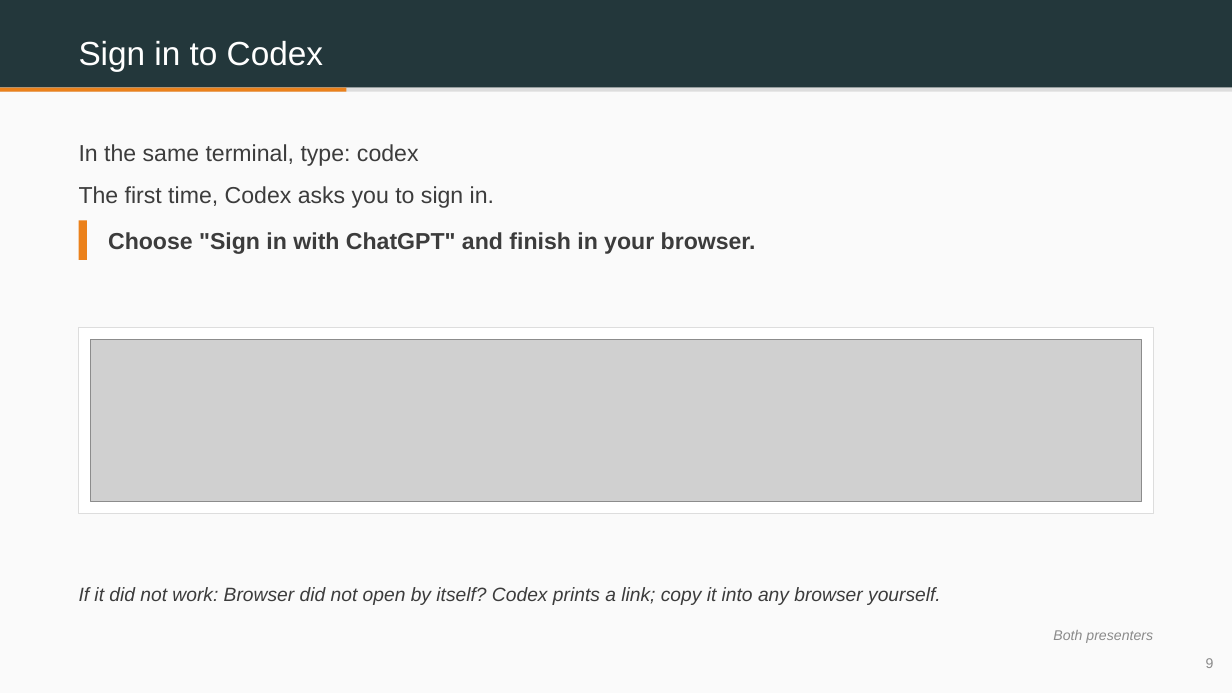
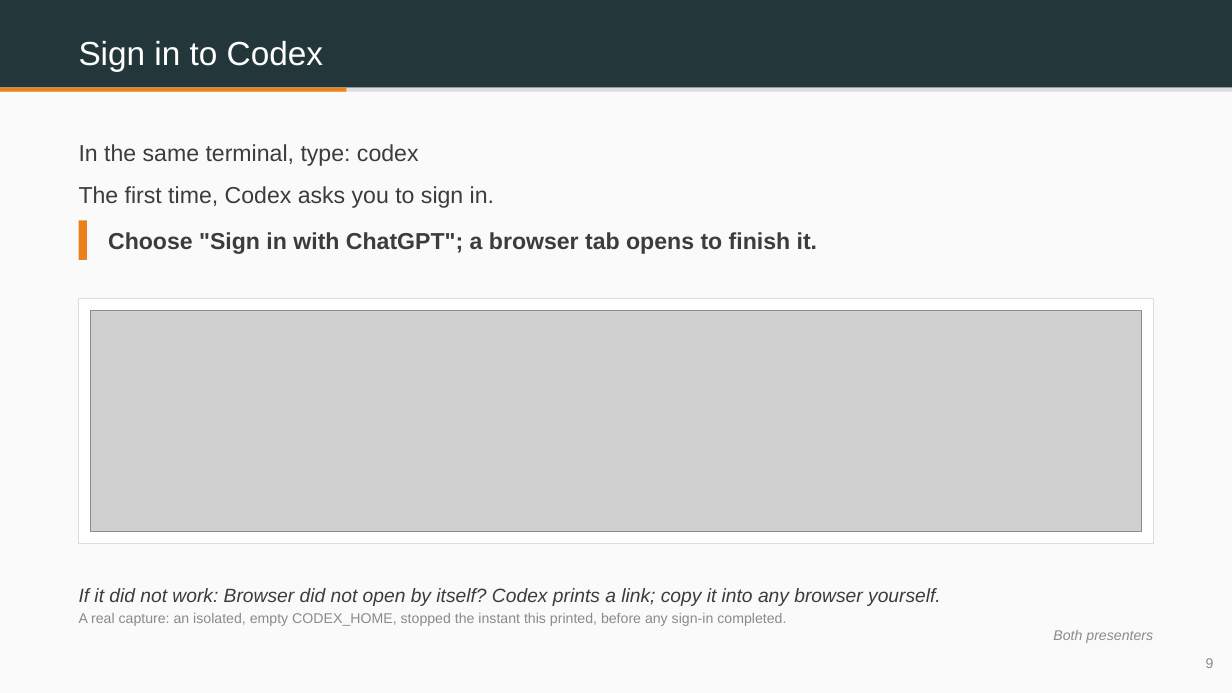
Before and after one commit to benjiesotelo-sudo/Telos_FIN1209, a slide deck: slide 9 of special-lecture/FIN1209-Special-Lecture-1-Setup.pptx. Drawn at 1232x693 pixels with LibreOffice and Linux fonts; fonts in the diff are those of the drawing; grey boxes stand for pictures. Boxes give left, top, right and bottom in pixels: in the first picture for what was removed or moved away, otherwise in the second. Text is boxed around its words. In the diff, an @@ line names an element or a change of style, - is before the commit and + after.

```diff
--- a/special-lecture/FIN1209-Special-Lecture-1-Setup.pptx
+++ b/special-lecture/FIN1209-Special-Lecture-1-Setup.pptx
@@ text at (108,232,817,254): text changed @@
-Choose "Sign in with ChatGPT" and finish in your browser.
+Choose "Sign in with ChatGPT"; a browser tab opens to finish it.
@@ rectangle: place and size @@
-rectangle at (79,327,1153,514)
+rectangle at (79,299,1153,543)
@@ picture: place and size @@
-picture at (91,339,1141,502)
+picture at (91,311,1141,531)
@@ text added at (79,613,786,626), 11 pt, text #8A8A8A @@
+A real capture: an isolated, empty CODEX_HOME, stopped the instant this printed, before any sign-in completed.
```
Also in this commit, not shown: 1 other slide changed, 4 other files.
